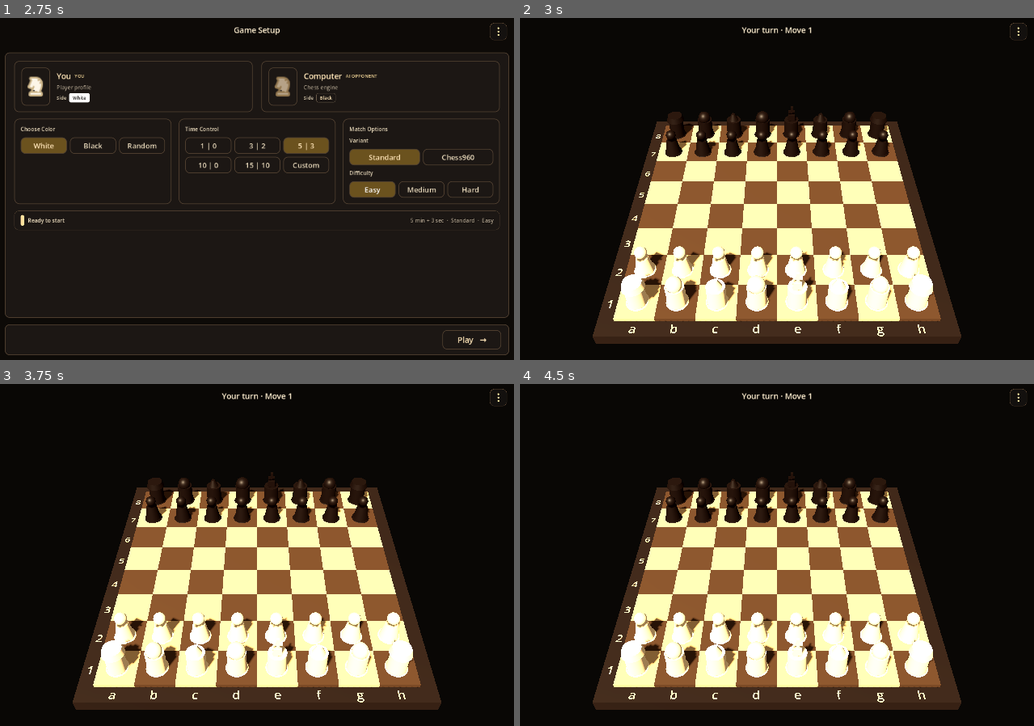
Above: before the commit, frames 1-4 (two rows, left to right).
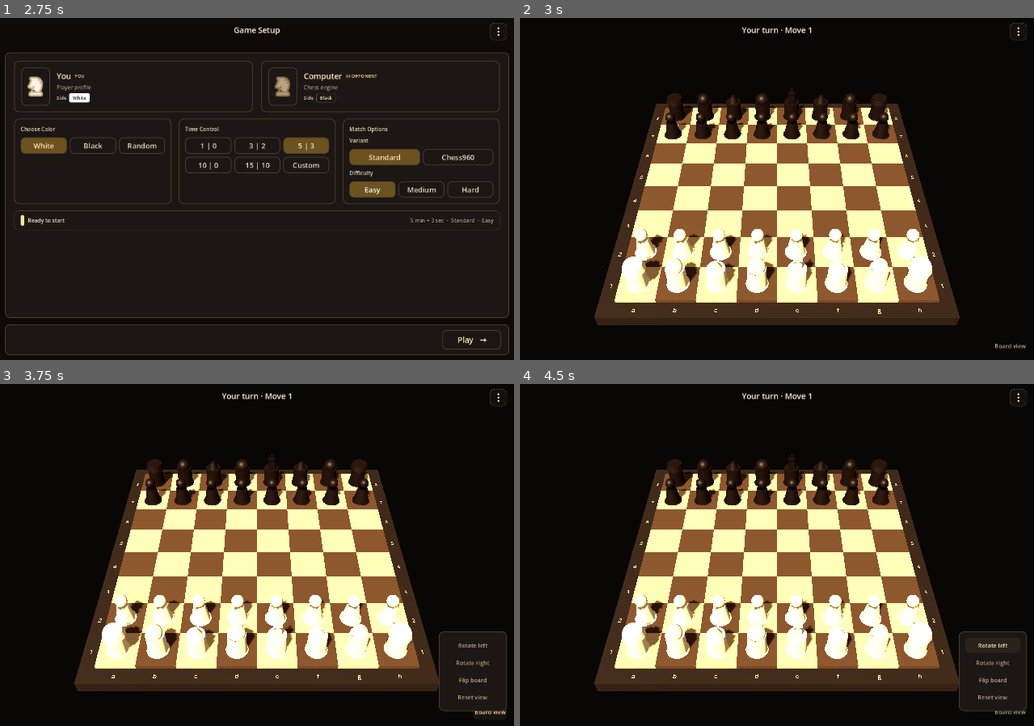
Above: after the commit, the same moments.

Repository: shedrackgodstime/chess-relay
Game: Godot game, scene res://src/ui/app/app_root.tscn
The game is run twice, just before and just after one commit, with the same random seed, the same clock (stepped at 60 frames per second) and the same inputs.
Inputs (mouse positions are in pixels of both pictures, inside the frame that each line leads up to):
- Up to frame 1 (2.75 s): click "Vs computer" at 0.5 s; click "Easy" at 1.25 s; click "Easy" at 2 s
- Up to frame 2 (3 s): click "Play →" at 2.75 s
- Up to frame 3 (3.75 s): click (488, 712) at 3.5 s, where only the run after the commit has a clickable "Board view"
- Up to frame 4 (4.5 s): click (992, 643) at 4.25 s, where only the run after the commit has a clickable "Rotate left"

Frame 1 is identical in both runs. In frame 2, 31% of the frame differs, in the area x 14-99%, y 20-97%; in frame 3, 31%; in frame 4, 32%.

Commit message:
checkpoint

Diff:
--- a/godot/src/game/board/board_view.gd
+++ b/godot/src/game/board/board_view.gd
@@ -144,18 +144,18 @@
 	var label_height := frame_top + 0.004
 	for file in BOARD_SIZE:
 		var file_name := char("a".unicode_at(0) + file)
-		_add_coordinate(
-			file_name,
-			Vector3((file - 3.5) * SQUARE_SIZE, label_height, frame_label_offset),
-			"File_%s" % file_name
-		)
+		var file_position := (file - 3.5) * SQUARE_SIZE
+		_add_coordinate(file_name, Vector3(file_position, label_height, frame_label_offset),
+			"FileFront_%s" % file_name)
+		_add_coordinate(file_name, Vector3(file_position, label_height, -frame_label_offset),
+			"FileBack_%s" % file_name)
 	for rank in BOARD_SIZE:
 		var rank_name := str(rank + 1)
-		_add_coordinate(
-			rank_name,
-			Vector3(-frame_label_offset, label_height, (3.5 - rank) * SQUARE_SIZE),
-			"Rank_%s" % rank_name
-		)
+		var rank_position := (3.5 - rank) * SQUARE_SIZE
+		_add_coordinate(rank_name, Vector3(-frame_label_offset, label_height, rank_position),
+			"RankLeft_%s" % rank_name)
+		_add_coordinate(rank_name, Vector3(frame_label_offset, label_height, rank_position),
+			"RankRight_%s" % rank_name)
 
 
 func _add_coordinate(text: String, position: Vector3, node_name: String) -> void:
@@ -165,12 +165,12 @@
 	marking.rotation_degrees = Vector3(-90.0, 0.0, 0.0)
 	var text_mesh := TextMesh.new()
 	text_mesh.text = text
-	text_mesh.font_size = 32
-	text_mesh.depth = 0.008
+	text_mesh.font_size = 16
+	text_mesh.depth = 0.002
 	text_mesh.horizontal_alignment = HORIZONTAL_ALIGNMENT_CENTER
 	text_mesh.vertical_alignment = VERTICAL_ALIGNMENT_CENTER
 	marking.mesh = text_mesh
-	marking.material_override = _material(Color(0.78, 0.7, 0.58, 0.95))
+	marking.material_override = _material(Color(0.68, 0.6, 0.49, 0.9))
 	_coordinates_root.add_child(marking)
 
 
--- a/godot/src/ui/screens/game/game_screen.gd
+++ b/godot/src/ui/screens/game/game_screen.gd
@@ -9,10 +9,22 @@
 @onready var _pieces: Node3D = %Pieces
 @onready var _header: GameHeader = %GameHeader
 @onready var _camera: Camera3D = %Camera
+@onready var _board_view_button: Button = %BoardViewButton
+
+const CAMERA_DISTANCE := 15.27
+const CAMERA_MIN_PITCH := 24.0
+const CAMERA_MAX_PITCH := 72.0
+const CAMERA_DRAG_SENSITIVITY := 0.35
+
+var _camera_yaw := 0.0
+var _camera_pitch := 45.0
+var _camera_scale := 1.0
+var _orbit_dragging := false
 
 
 func _ready() -> void:
 	_header.menu_requested.connect(_open_game_menu)
+	_board_view_button.pressed.connect(_toggle_board_view_menu)
 	_board.square_pressed.connect(_on_square_pressed)
 	_update_camera_framing()
 	_build_demo_position()
@@ -23,6 +35,68 @@
 		_update_camera_framing()
 
 
+func _input(event: InputEvent) -> void:
+	if event is InputEventMouseButton and event.button_index == MOUSE_BUTTON_LEFT:
+		if event.pressed and event.position.y > 80.0 \
+			and not _board_view_button.get_global_rect().has_point(event.position):
+			_orbit_dragging = true
+			get_viewport().set_input_as_handled()
+		elif not event.pressed:
+			_orbit_dragging = false
+	elif event is InputEventMouseMotion and _orbit_dragging:
+		_camera_yaw -= event.relative.x * CAMERA_DRAG_SENSITIVITY
+		_camera_pitch = clampf(
+			_camera_pitch + event.relative.y * CAMERA_DRAG_SENSITIVITY,
+			CAMERA_MIN_PITCH,
+			CAMERA_MAX_PITCH
+		)
+		_apply_camera_orbit()
+		get_viewport().set_input_as_handled()
+
+
+func _toggle_board_view_menu() -> void:
+	var existing := get_node_or_null("HUD/BoardViewMenu")
+	if existing != null:
+		existing.queue_free()
+		return
+	var menu := PanelContainer.new()
+	menu.name = "BoardViewMenu"
+	menu.theme_type_variation = &"Card"
+	menu.custom_minimum_size = Vector2(190.0, 0.0)
+	menu.position = Vector2(maxf(size.x - 214.0, 16.0), size.y - 270.0)
+	$HUD.add_child(menu)
+	var actions := VBoxContainer.new()
+	actions.add_theme_constant_override("separation", 6)
+	menu.add_child(actions)
+	actions.add_child(_board_view_action("Rotate left", -90.0, menu))
+	actions.add_child(_board_view_action("Rotate right", 90.0, menu))
+	actions.add_child(_board_view_action("Flip board", 180.0, menu))
+	var reset := Button.new()
+	reset.text = "Reset view"
+	reset.custom_minimum_size.y = 42.0
+	reset.theme_type_variation = &"QuietButton"
+	reset.pressed.connect(func():
+		_camera_yaw = 0.0
+		_camera_pitch = 45.0
+		_apply_camera_orbit()
+		menu.queue_free()
+	)
+	actions.add_child(reset)
+
+
+func _board_view_action(label: String, degrees: float, menu: Control) -> Button:
+	var action := Button.new()
+	action.text = label
+	action.custom_minimum_size.y = 42.0
+	action.theme_type_variation = &"QuietButton"
+	action.pressed.connect(func():
+		_camera_yaw += degrees
+		_apply_camera_orbit()
+		menu.queue_free()
+	)
+	return action
+
+
 func _update_camera_framing(width: float = -1.0, height: float = -1.0) -> void:
 	var viewport_size := get_viewport_rect().size
 	var viewport_width := viewport_size.x if width < 0.0 else width
@@ -30,8 +104,20 @@
 	if viewport_height <= 0.0:
 		return
 	var aspect := viewport_width / viewport_height
-	var distance_scale := clampf(1.5 / maxf(aspect, 0.65), 1.0, 1.45)
-	_camera.position = Vector3(0.0, 10.8 * distance_scale, 10.8 * distance_scale)
+	_camera_scale = clampf(1.5 / maxf(aspect, 0.65), 1.0, 1.45)
+	_apply_camera_orbit()
+
+
+func _apply_camera_orbit() -> void:
+	var yaw := deg_to_rad(_camera_yaw)
+	var pitch := deg_to_rad(_camera_pitch)
+	var distance := CAMERA_DISTANCE * _camera_scale
+	_camera.position = Vector3(
+		sin(yaw) * cos(pitch) * distance,
+		sin(pitch) * distance,
+		cos(yaw) * cos(pitch) * distance
+	)
+	_camera.look_at(Vector3.ZERO, Vector3.UP)
 
 
 func _on_square_pressed(square: String) -> void:
--- a/godot/src/ui/screens/game/game_screen.tscn
+++ b/godot/src/ui/screens/game/game_screen.tscn
@@ -66,3 +66,19 @@
 show_network_indicator = false
 show_voice_control = false
 center_text = "Your turn · Move 1"
+
+[node name="BoardViewButton" type="Button" parent="HUD/HUDRoot"]
+unique_name_in_owner = true
+layout_mode = 0
+anchor_left = 1.0
+anchor_top = 1.0
+anchor_right = 1.0
+anchor_bottom = 1.0
+offset_left = -118.0
+offset_top = -68.0
+offset_right = -24.0
+offset_bottom = -24.0
+theme_type_variation = &"QuietButton"
+text = "Board view"
+tooltip_text = "Change board orientation"
+accessibility_name = "Change board orientation"
--- a/godot/tests/ui_smoke_test.gd
+++ b/godot/tests/ui_smoke_test.gd
@@ -175,17 +175,17 @@
 	await process_frame
 	_check(game._board.get_node("Squares").get_child_count() == 64,
 		"game board builds 64 reusable squares")
-	_check(game._board.get_node("Coordinates").get_child_count() == 16,
-		"game board builds reusable file and rank labels")
-	_check(game._board.get_node("Coordinates/File_a").mesh.text == "a",
+	_check(game._board.get_node("Coordinates").get_child_count() == 32,
+		"game board builds reusable labels on all four frame sides")
+	_check(game._board.get_node("Coordinates/FileFront_a").mesh.text == "a",
 		"board exposes file coordinate labels")
-	_check(game._board.get_node("Coordinates/Rank_1").mesh.text == "1",
+	_check(game._board.get_node("Coordinates/RankLeft_1").mesh.text == "1",
 		"board exposes rank coordinate labels")
-	_check(is_equal_approx(game._board.get_node("Coordinates/File_a").position.z, 4.21),
+	_check(is_equal_approx(game._board.get_node("Coordinates/FileFront_a").position.z, 4.21),
 		"file labels are pinned to the frame midpoint")
-	_check(is_equal_approx(game._board.get_node("Coordinates/Rank_1").position.x, -4.21),
+	_check(is_equal_approx(game._board.get_node("Coordinates/RankLeft_1").position.x, -4.21),
 		"rank labels are pinned to the frame midpoint")
-	_check(is_equal_approx(game._board.get_node("Coordinates/File_a").position.y, 0.054),
+	_check(is_equal_approx(game._board.get_node("Coordinates/FileFront_a").position.y, 0.054),
 		"coordinate markings sit on the frame top surface")
 	_check(game._pieces.get_child_count() == 32,
 		"game screen renders a complete demo position")
@@ -197,6 +197,17 @@
 	game._update_camera_framing(1440.0, 900.0)
 	_check(is_equal_approx(game._camera.position.y, wide_camera_height),
 		"game camera restores framing for a wide viewport")
+	var initial_camera_position := game._camera.position
+	game._camera_yaw = 90.0
+	game._apply_camera_orbit()
+	_check(not game._camera.position.is_equal_approx(initial_camera_position),
+		"game camera orbits around the board")
+	game._board_view_button.pressed.emit()
+	_check(game.get_node_or_null("HUD/BoardViewMenu") != null,
+		"game opens board view controls")
+	game.get_node("HUD/BoardViewMenu").get_child(0).get_child(2).pressed.emit()
+	_check(is_equal_approx(game._camera_yaw, 270.0),
+		"board view controls flip the board")
 	for square in ["a1", "e4", "h8"]:
 		_check(game._board.world_to_square(game._board.square_to_world(square)) == square,
 			"board coordinate round trip works for %s" % square)
Not shown, changed: godot/docs/architecture/game_screen_3d.md
